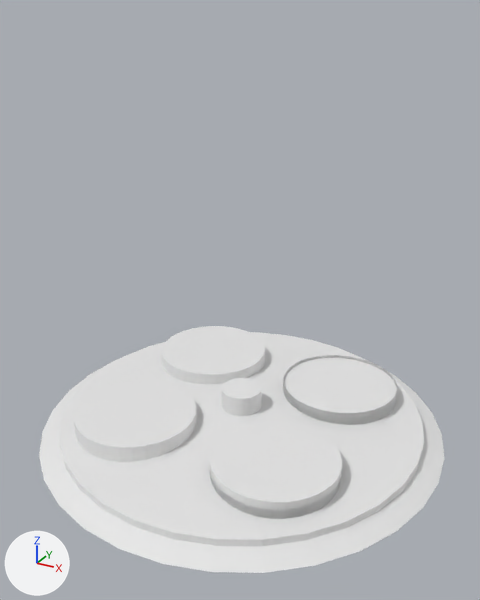
Two versions of the Blender file Assets/Prefabs/RobotModels/T-Porter Model.blend, one commit apart.
Camera for both pictures: a camera (50 mm lens) standing at (14.7, -27.0, 19.7) and looking at (0.4, -0.9, 6.6). Lighting does not change. The marker at lower left points along +X, +Y and +Z.
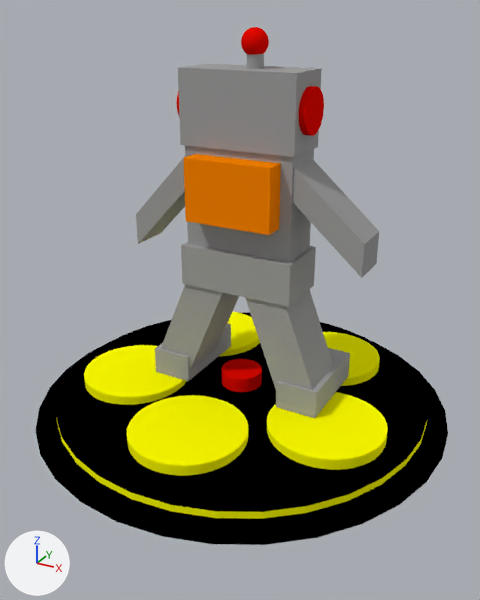
Where the change shows, as pixel boxes [x1, y1, x2, y2] in the pictures (480 x 600 px):
'Cylinder', reshaped, moved (114% taller): before [39, 332, 444, 573]; after [36, 27, 448, 545]
'Cylinder.001', deleted: before [209, 420, 342, 519]
'Cylinder.002', deleted: before [74, 380, 197, 462]
'Cylinder.004', deleted: before [283, 355, 397, 425]
'Cylinder.003', deleted: before [161, 326, 265, 384]
part 1 of me_cylinder, added (yellow): after [267, 392, 388, 470]
part 2 of me_cylinder, added (yellow): after [323, 332, 380, 386]
part 3 of me_cylinder, added (yellow): after [219, 312, 260, 357]
part 4 of me_cylinder, added (yellow): after [84, 345, 187, 405]
part 5 of me_cylinder, added (yellow): after [127, 395, 249, 476]
part 6 of me_cylinder, added: after [181, 242, 316, 307]
part 7 of me_cylinder, added: after [155, 324, 231, 381]
part 8 of me_cylinder, added: after [276, 348, 350, 418]
part 9 of me_cylinder, added: after [178, 64, 322, 157]
part 10 of me_cylinder, added (orange): after [184, 154, 281, 235]
part 11 of me_cylinder, added: after [177, 91, 180, 118]
part 12 of me_cylinder, added (red): after [299, 86, 324, 136]
part 13 of me_cylinder, added (red): after [241, 27, 269, 55]
part 14 of me_cylinder, added: after [246, 53, 264, 69]
part 15 of me_cylinder, built on: before [222, 378, 262, 405]; after [136, 145, 379, 390]
part 16 of me_cylinder, recoloured: before [59, 441, 424, 546]; after [56, 417, 427, 519]
part 17 of me_cylinder, recoloured: before [39, 332, 444, 573]; after [36, 312, 448, 545]
part 18 of me_cylinder, recoloured: before [222, 395, 262, 416]; after [222, 372, 262, 392]

Edits to the bpy script that builds the scene:
```text
Add mat_yellow:
    mat_yellow = diffuse_material('Yellow')
    mat_yellow.base_color = (0.997, 1.0, 0.0)  # yellow #ffff00
Add mat_black:
    mat_black = diffuse_material('Black')
    mat_black.base_color = (0.0, 0.0, 0.0)  # black #000000
Add mat_red:
    mat_red = diffuse_material('Red')
    mat_red.base_color = (0.8, 0.003, 0.0)  # red #e70a00
Change me_cylinder:
    remove me_cylinder.from_pydata(...)  # 226 vertices, 256 faces; spans x -10.7..10.7, y -10.7..10.7, z -1.1..1.1
    add me_cylinder.from_pydata(...)  # 2388 vertices, 1676 faces; spans x -10.7..10.7, y -10.7..10.7, z -1.1..17.5
    me_cylinder part 1: a new loose piece, a 64-sided cylinder along z spanning x 2.7..8.36, y -4.56..1.1, z -0.7..0.25, in mat_yellow (yellow #ffff00)
    me_cylinder part 2: a new loose piece, a 64-sided cylinder along z spanning x 0.22..5.88, y 1.89..7.55, z -0.7..0.25, in mat_yellow (yellow #ffff00)
    me_cylinder part 3: a new loose piece, a 64-sided cylinder along z spanning x -6.99..-1.33, y 1.47..7.13, z -0.7..0.25, in mat_yellow (yellow #ffff00)
    me_cylinder part 4: a new loose piece, a 64-sided cylinder along z spanning x -8.23..-2.57, y -4.77..0.9, z -0.7..0.25, in mat_yellow (yellow #ffff00)
    me_cylinder part 5: a new loose piece, a 64-sided cylinder along z spanning x -2.83..2.83, y -8.07..-2.41, z -0.7..0.25, in mat_yellow (yellow #ffff00)
    me_cylinder part 6: a new loose piece, a box spanning x -2.4..3.4, y -1.7..1.2, z 5.8..7.8, in mat_steel (grey #a0a0a0)
    me_cylinder part 7: a new loose piece, a box spanning x -4.3..-2.2, y -1.7..2.8, z 0.3..1.7, in mat_steel (grey #a0a0a0)
    me_cylinder part 8: a new loose piece, a box spanning x 2.8..4.9, y -1.7..2.8, z 0.3..1.7, in mat_steel (grey #a0a0a0)
    me_cylinder part 9: a new loose piece, a box spanning x -2.4..3.3, y -1.4..1.1, z 12.5..15.8, in mat_steel (grey #a0a0a0)
    me_cylinder part 10: a new loose piece, a box spanning x -1.7..2.6, y -2.3..-1.1, z 9.2..12.1, in mat_orange (orange #ff8600)
    me_cylinder part 11: a new loose piece, a 64-sided cylinder along x spanning x -2.7..-1.4, y -1.1..0.9, z 13.2..15.2, in mat_red (red #e70a00)
    me_cylinder part 12: a new loose piece, a 64-sided cylinder along x spanning x 2.2..3.6, y -1.1..0.9, z 13.2..15.2, in mat_red (red #e70a00)
    me_cylinder part 13: a new loose piece, a UV sphere (32 segments, 16 rings, poles along z) spanning x 0.1..1.3, y -0.7..0.5, z 16.3..17.5, in mat_red (red #e70a00)
    me_cylinder part 14: a new loose piece, a 64-sided cylinder along z spanning x 0.31..1.06, y -0.45..0.29, z 15.71..16.8, in mat_steel (grey #a0a0a0)
    me_cylinder part 15: 33 vertices moved from x -1.1..1.1, y -1.1..1.1, z 1.1 to x -1.1..1.1, y -1.1..1.1, z 0.8; 40 vertices added at x -5.4..6.5, y -1.6..1.1, z 0.6..12.7
    me_cylinder part 16: 32 faces spanning x -9.6..9.6, y -9.6..9.6, z -0.7..-0.4 switch from no material to mat_yellow (yellow #ffff00)
    me_cylinder part 17: 96 faces spanning x -10.7..10.7, y -10.7..10.7, z -1.1..0.0 switch from no material to mat_black (black #000000)
    me_cylinder part 18: 128 faces spanning x -1.1..1.1, y -1.1..1.1, z 0.0..0.8 switch from no material to mat_red (red #e70a00)
    add me_cylinder.materials.append(mat_material)  # light grey #d3d3d3
    add me_cylinder.materials.append(mat_steel)  # grey #9f9f9f
    add me_cylinder.materials.append(mat_bright_blue)  # blue #a4c2ff
    add me_cylinder.materials.append(mat_white)  # white #ffffff
    add me_cylinder.materials.append(mat_green)  # green #26ff00
    add me_cylinder.materials.append(mat_orange)  # orange #ff8600
Remove ob_cylinder_004:
    ob_cylinder_004 = bpy.data.objects.new('Cylinder.004', me_cylinder_004)
Change ob_cylinder:
    ob_cylinder.location: (0.0, 0.0, 0.0) -> (0.0, 0.0, 1.46)
Remove ob_cylinder_003:
    ob_cylinder_003 = bpy.data.objects.new('Cylinder.003', me_cylinder_003)
Remove ob_cylinder_002:
    ob_cylinder_002 = bpy.data.objects.new('Cylinder.002', me_cylinder_002)
Remove ob_cylinder_001:
    ob_cylinder_001 = bpy.data.objects.new('Cylinder.001', me_cylinder_001)
```
